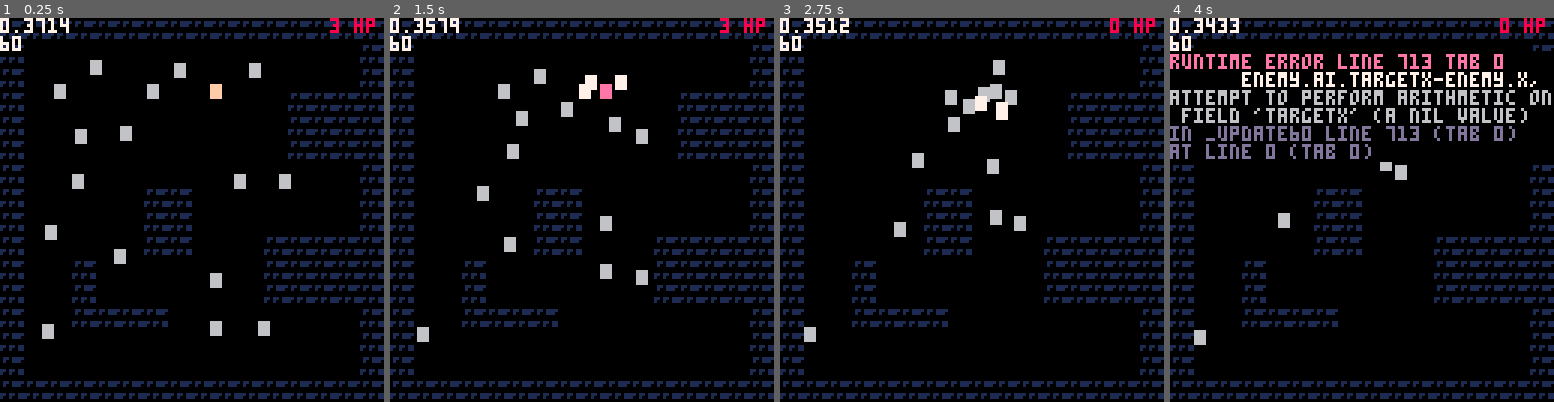
Above: before the commit, frames 1-4 (left to right).
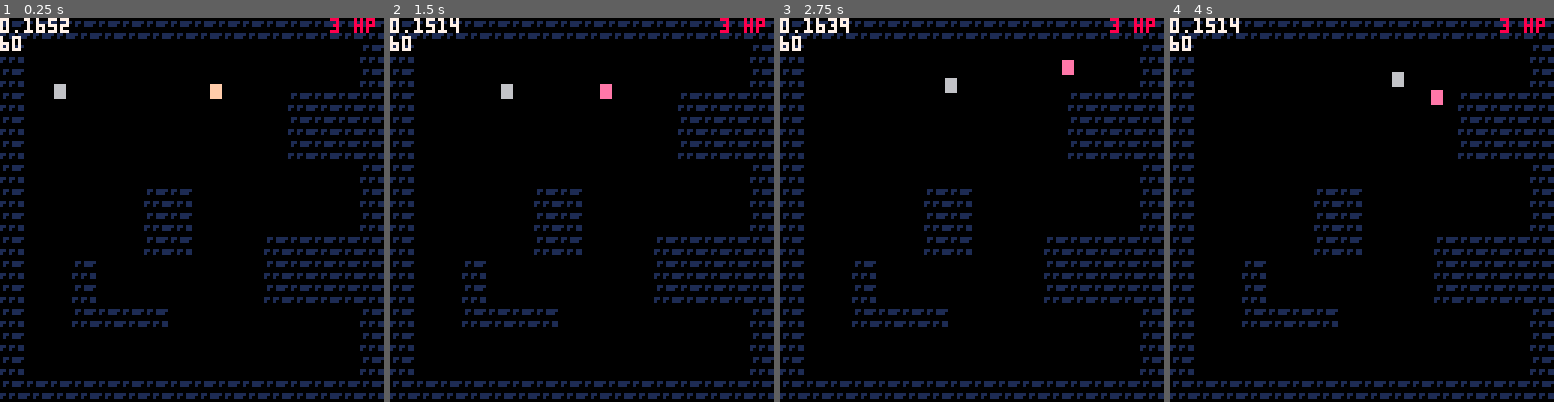
Above: after the commit, the same moments.

Repository: ironchestgames/pico-8-carts
Game: PICO-8 cartridge epicevilender.p8
The game is run twice, just before and just after one commit, with the same random seed, the same clock (stepped at 60 frames per second) and the same inputs.
Inputs:
- Up to frame 1 (0.25 s): no input
- Up to frame 2 (1.5 s): tap X (X key) at 0.33, 1.07 s; tap O (Z key) at 0.7 s
- Up to frame 3 (2.75 s): hold Right 1.6-2.1 s; tap O (Z key) at 1.7, 2.1, 2.5 s; tap X (X key) at 1.85 s; hold Up 2.15-2.42 s; hold Right from 2.47 s (still down)
- Up to frame 4 (4 s): tap O (Z key) at 2.9, 3.3, 3.7 s; tap X (X key) at 2.97 s; release Right at 3.03 s; hold Left 3.08-3.58 s; hold Down 3.63-3.97 s

The runs differ from the first frame. In frame 1, 2.0% of the frame differs, in the area x 7-76%, y 0-84%; in frame 2, 2.0%; in frame 3, 2.2%; in frame 4, 10%, in the area x 0-100%, y 0-86%.
Error before the commit: runtime error line 713 tab 0; enemy.ai.targetx-enemy.x,; attempt to perform arithmetic on field 'targetx' (a nil value)

Commit message:
epicevilender - removed unused variables and namespaces, ai now knows about wallcollisions, better ai attacks

Diff:
--- a/epicevilender.p8
+++ b/epicevilender.p8
@@ -30,6 +30,10 @@
 
 debugh=function(n)
  debug(tostr(n,true))
+end
+
+debugaistates=function(s)
+ debug(s)
 end
 
 function isaabbscolliding(aabb1,aabb2)
@@ -144,7 +148,6 @@
 
 function floormapcollision(_floormap,aabb,_dx,_dy)
  local dx,dy=_dx,_dy
- local hascollided=false
 
  -- set halfs
  newaabb.halfw=aabb.halfw
@@ -164,7 +167,6 @@
   elseif _dx < 0 then
    dx=(idealdistx-curdistx)
   end
-  hascollided=true
  end
 
  -- reset x and set new y
@@ -181,17 +183,15 @@
   elseif _dy < 0 then
    dy=(idealdisty-curdisty)
   end
-  hascollided=true
- end
-
- return dx,dy,hascollided
+ end
+
+ return dx,dy
 end
 
 function collideaabbs(aabb,other,_dx,_dy)
 
  -- set up result
  local dx,dy=_dx,_dy
- local hascollided=false
 
  -- set aabb halfs
  newaabb.halfw=aabb.halfw
@@ -210,7 +210,6 @@
   elseif dx < 0 then
    dx=(idealdistx-curdistx)
   end
-  hascollided=true
  end
 
  -- set next pos along y
@@ -226,10 +225,9 @@
   elseif _dy < 0 then
    dy=(idealdisty-curdisty)
   end
-  hascollided=true
- end
-
- return dx,dy,hascollided
+ end
+
+ return dx,dy
 end
 
 btnmasktoangle={
@@ -248,6 +246,7 @@
 actors={} -- actors
 attacks={} -- attack objects
 
+-- todo: this is only convenience dev function
 function createactor(params) -- note: mutates params
 
  -- state
@@ -264,6 +263,7 @@
  return params
 end
 
+-- todo: this is only convenience dev function
 function createattack(params)
 
  -- remove me
@@ -299,157 +299,12 @@
 end
 
 
--- from={to,{prereqs},{ontransition}}
-
--- function updatestate(actor)
---  debug(actor.state)
---  local currenttransitions=actor.ai[actor.state].transitions
---  local nexttransition=nil
---  for transition in all(currenttransitions) do
---   local allprereqs=true
---   for prereq in all(transition[2]) do
---    if prereq(actor) == false then
---     allprereqs=false
---     break
---    end
---   end
---   if allprereqs then
---    nexttransition=transition
---   end
---  end
-
---  if nexttransition then
---   actor.state=nexttransition[1]
---   for predicate in all(nexttransition[3]) do
---    predicate(actor)
---   end
---  end
--- end
-
--- onstatecounterzero=function(actor)
---  return actor.state_counter <= 0
--- end
-
--- haslostotarget=function(actor)
---  if haslos(floormap,actor.x,actor.y,avatar.x,avatar.y) then
-
---   -- note: these are evil side effects,
---   --       because of performance
---   actor.ai.targetx=avatar.x
---   actor.ai.targety=avatar.y
---   return true
---  end
---  return false
--- end
-
--- nothaslostotarget=function(actor)
---  return not haslostotarget(actor)
--- end
-
--- debugme=function(actor)
---  debug(actor.state)
--- end
-
--- aimodes={ -- these perform state transitions
---  normal=function(actor)
---   local ai=actor.ai
-
---   if actor.state == 'recovering' then
---    actor.state_counter-=1
---    if actor.state_counter <= 0 then
---     actor.state='idling'
---    end
-
---   elseif actor.state == 'waiting' then
---    actor.state_counter-=1
---    if actor.state_counter <= 0 then
---     actor.state='idling'
---    end
-
---   elseif actor.state == 'attacking' then
---    actor.state_counter-=1
---    if actor.state_counter <= 0 then
---     local a=atan2(ai.targetx-actor.x,ai.targety-actor.y)
-
---     add(attacks,createattack({
---      isenemy=true,
---      x=actor.x+cos(a)*3,
---      y=actor.y+sin(a)*3,
---      halfw=2,
---      halfh=2,
---      state_counter=1,
---      isknockback=true,
---      knockbackangle=a,
---      damage=1,
---     }))
-
---     actor.state='idling'
---    end
-
---   elseif actor.state == 'idling' then
---    actor.state='searching'
-
---   elseif actor.state == 'searching' then
---    if ai.targetx != nil then -- note: implies targety is set too
---     actor.state='moving'
---    end
-
---   elseif actor.state == 'moving' then
-
---   else
---    ai.targetx=nil
---    ai.targety=nil
---    actor.state='idling'
---   end
-
---   -- update state
---   ai[actor.state](actor)
-
---  end,
--- }
-
--- aistates={
-
---  standingstill=function(actor)
---   actor.dx=0
---   actor.dy=0
---  end,
-
- -- searchingfortarget=function(actor)
- --  if haslos(floormap,actor.x,actor.y,avatar.x,avatar.y) then
- --   actor.ai.targetx=avatar.x
- --   actor.ai.targety=avatar.y
-
- --   -- if dist(actor.x,actor.y,ai.targetx,ai.targety) < 7 then
- --   --  actor.state='attacking'
- --   --  actor.state_counter=30
- --   -- end
- --  end
- -- end,
-
- -- movingtotarget=function(actor)
- --  local a=atan2(actor.ai.targetx-actor.x,actor.ai.targety-actor.y)
- --  actor.dx=cos(a)*actor.spd
- --  actor.dy=sin(a)*actor.spd
- -- end,
-
- -- recoveringfromhit=function(actor)
- --  actor.dx=0
- --  actor.dy=0
- -- end,
-
- -- normalattack=function(actor)
- --  actor.dx=0
- --  actor.dy=0
- -- end,
--- }
-
-ai={
- curenemyidx=1,
- turnaroundbb={}, -- note: erased when curenemyidx resets
-}
+curenemyidx=1
 
 function _init()
+
+ -- reset vars
+ curenemyidx=1
 
  -- reset collections
  floormap={}
@@ -593,12 +448,12 @@
  updateavatarstate(avatar)
 
  -- ai to make decisions
- ai.curenemyidx+=1
- if ai.curenemyidx > #actors then
-  ai.curenemyidx=1
+ curenemyidx+=1
+ if curenemyidx > #actors then
+  curenemyidx=1
  end
  do
-  local enemy=actors[ai.curenemyidx]
+  local enemy=actors[curenemyidx]
   if enemy.ai then
 
    local distancetoavatar=dist(enemy.x,enemy.y,avatar.x,avatar.y)
@@ -606,7 +461,7 @@
    local ismovingoutofcollision=enemy.ai.ismovingoutofcollision
 
    -- is colliding w other stuff
-   local collidedwithwall=enemy.ai.iscollidingwithwall
+   local collidedwithwall=enemy.ai.wallcollisiondx != nil
    local hastoocloseto=#enemy.ai.toocloseto > 0
    -- todo: maybe move away from avatar if too close?
 
@@ -618,35 +473,40 @@
    -- todo: ...aggravator
    local withinattackdistance=distancetoavatar <= 7
 
+   local isswinging=enemy.ai.state == 'attacking' and enemy.ai.state_counter > 0
+
    -- has target
    local hastarget=enemy.ai.targetx!=nil
 
-   -- decision tree
+   -- continue to move out of collision
    if ismovingoutofcollision then
-    -- continue to move out of collision
-    -- debug('ismovingoutofcollision')
+    debugaistates('ismovingoutofcollision')
 
     enemy.ai.state='moving'
 
-   elseif withinattackdistance and haslostoavatar then
-    -- attack
-    -- debug('withinattackdistance and haslostoavatar')
+   -- attack
+   elseif isswinging or withinattackdistance and haslostoavatar then
+    debugaistates('withinattackdistance and haslostoavatar')
 
     enemy.ai.state='attacking'
     -- todo: swing timer
 
+   -- colliding w wall, move out of
    elseif collidedwithwall then
-    -- colliding w wall, move out of
-    -- debug('collidedwithwall')
+    debugaistates('collidedwithwall')
 
     enemy.ai.state='moving'
-    -- todo: get knowledge of what wall
+    local a=atan2(
+      enemy.x+enemy.ai.wallcollisiondx-enemy.x,
+      enemy.y+enemy.ai.wallcollisiondy-enemy.y)
+    enemy.ai.targetx=enemy.x+cos(a)*10
+    enemy.ai.targety=enemy.y+sin(a)*10
     enemy.ai.ismovingoutofcollision=true
     enemy.ai.state_counter=60
 
+   -- colliding w other, move out of
    elseif hastoocloseto then
-    -- colliding w other, move out of
-    -- debug('hastoocloseto')
+    debugaistates('hastoocloseto')
 
     enemy.ai.state='moving'
     local collidedwith=enemy.ai.toocloseto[1]
@@ -658,24 +518,24 @@
     enemy.ai.ismovingoutofcollision=true
     enemy.ai.state_counter=60
 
+   -- set avatar position as target, move there
    elseif haslostoavatar then
-    -- set avatar position as target, move there
-    -- debug('haslostoavatar')
+    debugaistates('haslostoavatar')
 
     enemy.ai.state='moving'
     enemy.ai.targetx=avatar.x
     enemy.ai.targety=avatar.y
     enemy.spd=enemy.runspd
 
+   -- continue to move to target
    elseif hastarget then
-    -- continue to move to target
-    -- debug('hastarget')
+    debugaistates('hastarget')
 
     enemy.ai.state='moving'
 
+   -- roam
    elseif not hastarget then
-    -- roam
-    -- debug('not hastarget')
+    debugaistates('not hastarget')
 
     enemy.ai.state='moving'
     local a=rnd()
@@ -684,9 +544,6 @@
     enemy.spd=enemy.runspd*0.5
 
    end
-
-   -- reset collided props
-   enemy.ai.iscollidingwithwall=false
   end
  end
 
@@ -718,8 +575,8 @@
 
      add(attacks,createattack({
       isenemy=true,
-      x=enemy.x+cos(a)*3,
-      y=enemy.y+sin(a)*3,
+      x=enemy.x+cos(a)*4,
+      y=enemy.y+sin(a)*4,
       halfw=2,
       halfh=2,
       state_counter=1,
@@ -835,7 +692,7 @@
  -- avatar movement check against other actors
  for actor in all(actors) do
   if actor != avatar then
-   local _dx,_dy,hascollided=collideaabbs(
+   local _dx,_dy=collideaabbs(
      avatar,
      actor,
      avatar.dx,
@@ -850,14 +707,20 @@
  for actor in all(actors) do
 
   -- collide against floor and get possible movement
-  local _dx,_dy,hascollided=floormapcollision(
+  local _dx,_dy=floormapcollision(
     floormap,
     actor,
     actor.dx,
     actor.dy)
 
   if actor.ai then
-   actor.ai.iscollidingwithwall=hascollided
+   actor.ai.wallcollisiondx=nil
+   actor.ai.wallcollisiondy=nil
+   if _dx != actor.dx or
+      _dy != actor.dy then
+    actor.ai.wallcollisiondx=_dx
+    actor.ai.wallcollisiondy=_dy
+   end
   end
 
   -- set actor pos based on possible movement
@@ -1074,17 +937,17 @@
 00000000000000000000000000000000000000000000000000000000000000000000000000000000000000000000000000000000000000000000000000000000
 11111111111111111111111111111111111111111111111100000000000000000000000000000000000000000000000000000000000000000000000000000000
 10000000000000011000000000000001100000000000000100000000000000000000000000000000000000000000000000000000000000000000000000000000
-10006006000600011000600600060001100000000000000100000000000000000000000000000000000000000000000000000000000000000000000000000000
-106000600f001111106000600f001111106000000f00111100000000000000000000000000000000000000000000000000000000000000000000000000000000
+10000000000000011000600600060001100000000000000100000000000000000000000000000000000000000000000000000000000000000000000000000000
+106000000f001111106000600f001111106000000f00111100000000000000000000000000000000000000000000000000000000000000000000000000000000
 10000000000011111000000000001111100000000000111100000000000000000000000000000000000000000000000000000000000000000000000000000000
-10060600000011111006060000001111100000000000111100000000000000000000000000000000000000000000000000000000000000000000000000000000
+10000000000011111006060000001111100000000000111100000000000000000000000000000000000000000000000000000000000000000000000000000000
 10000000000000011000000000000001100000000000000100000000000000000000000000000000000000000000000000000000000000000000000000000000
-10060011006060011006001100606001100000110000000100000000000000000000000000000000000000000000000000000000000000000000000000000000
+10000011000000011006001100606001100000110000000100000000000000000000000000000000000000000000000000000000000000000000000000000000
 10000011000000011000001100000001100000110000000100000000000000000000000000000000000000000000000000000000000000000000000000000000
-10600011000111111060001100011111100000110001111100000000000000000000000000000000000000000000000000000000000000000000000000000000
-10010600000111111001060000011111100100000001111100000000000000000000000000000000000000000000000000000000000000000000000000000000
-10010000060111111001000006011111100100000001111100000000000000000000000000000000000000000000000000000000000000000000000000000000
+10000011000111111060001100011111100000110001111100000000000000000000000000000000000000000000000000000000000000000000000000000000
+10010000000111111001060000011111100100000001111100000000000000000000000000000000000000000000000000000000000000000000000000000000
+10010000000111111001000006011111100100000001111100000000000000000000000000000000000000000000000000000000000000000000000000000000
 10011110000000011001111000000001100111100000000100000000000000000000000000000000000000000000000000000000000000000000000000000000
-10600000060600011060000006060001100000000000000100000000000000000000000000000000000000000000000000000000000000000000000000000000
+10000000000000011060000006060001100000000000000100000000000000000000000000000000000000000000000000000000000000000000000000000000
 10000000000000011000000000000001100000000000000100000000000000000000000000000000000000000000000000000000000000000000000000000000
 11111111111111111111111111111111111111111111111100000000000000000000000000000000000000000000000000000000000000000000000000000000
